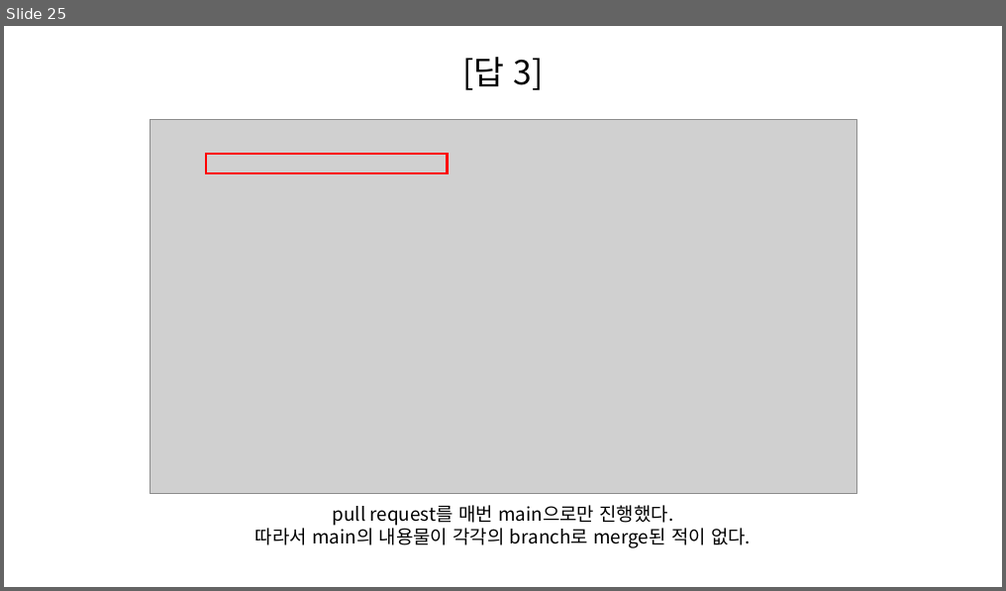
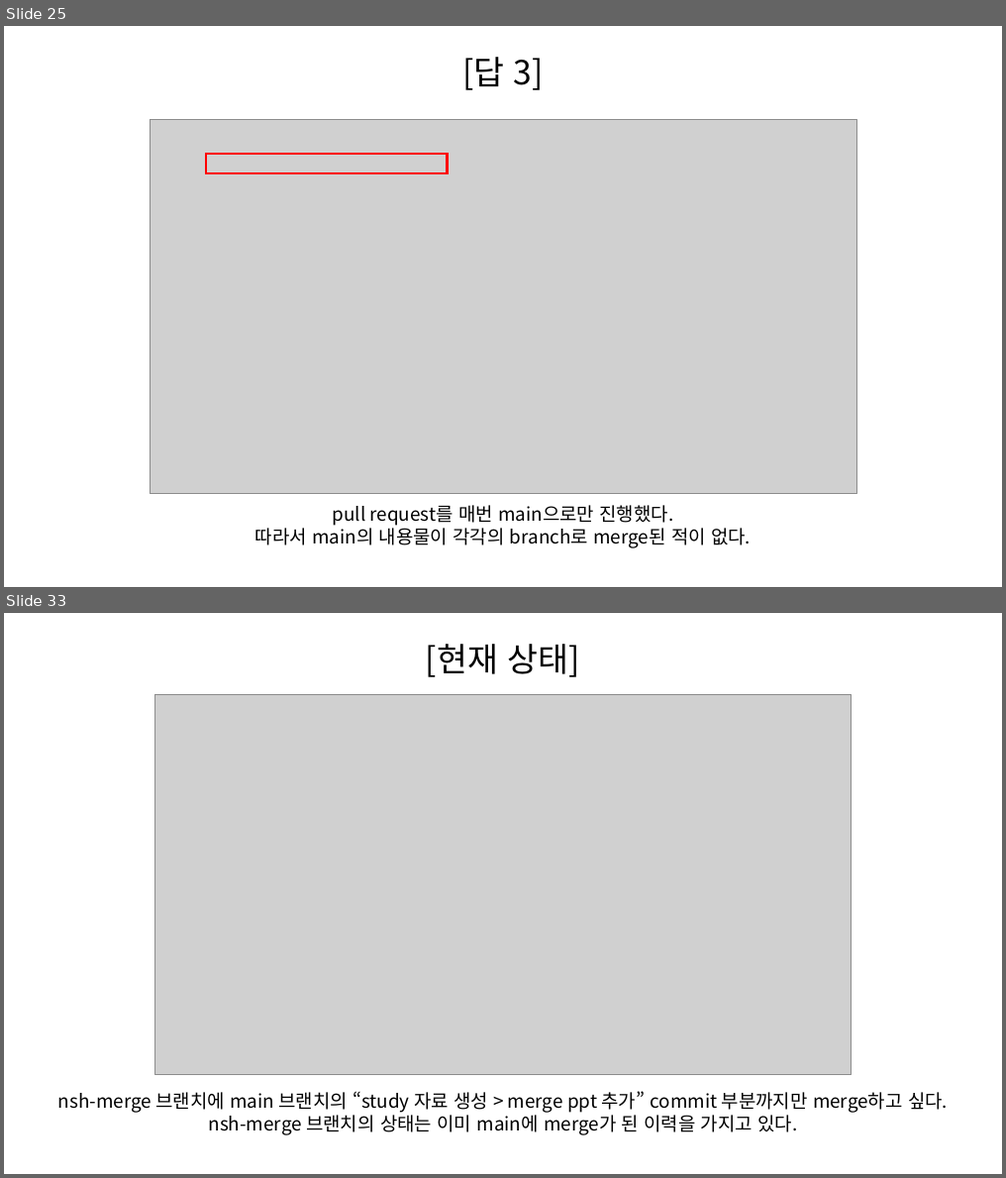
Before and after one commit to SeungHeeNoh/study_well, a slide deck: docs/4. merge.pptx. Shown one above the other, each under a label of ours: slide 25 before the commit, slides 25 and 33 after it; the slides between them are not shown. The pictures are 1006x591 and 1006x1178 pixels, drawn with LibreOffice and Linux fonts; fonts in the diff are those of the drawing; grey boxes stand for pictures. Boxes give left, top, right and bottom in pixels: in the first picture for what was removed or moved away, otherwise in the second. Text is boxed around its words. In the diff, an @@ line names an element or a change of style, - is before the commit and + after.

Commit message:
study 자료 > 참고 문헌 표기 변경 및 sourcetree를 이용한 merge 방법 내용 추가

```diff
--- a/docs/4. merge.pptx
+++ b/docs/4. merge.pptx
@@ slide 33 added at [4,613,1002,1174], background #FFFFFF @@
@@ text added at [426,644,580,677], 32 pt, text #000000 @@
+[현재 상태]
@@ picture added at [154,694,851,1075] @@
@@ text added at [58,1091,947,1136], 18 pt, text #000000 @@
+nsh-merge 브랜치에 main 브랜치의 “study 자료 생성 > merge ppt 추가” commit 부분까지만 merge하고 싶다.
+nsh-merge 브랜치의 상태는 이미 main에 merge가 된 이력을 가지고 있다.
```
Also in this commit, not shown: 3 slides changed, 12 other slides added.
